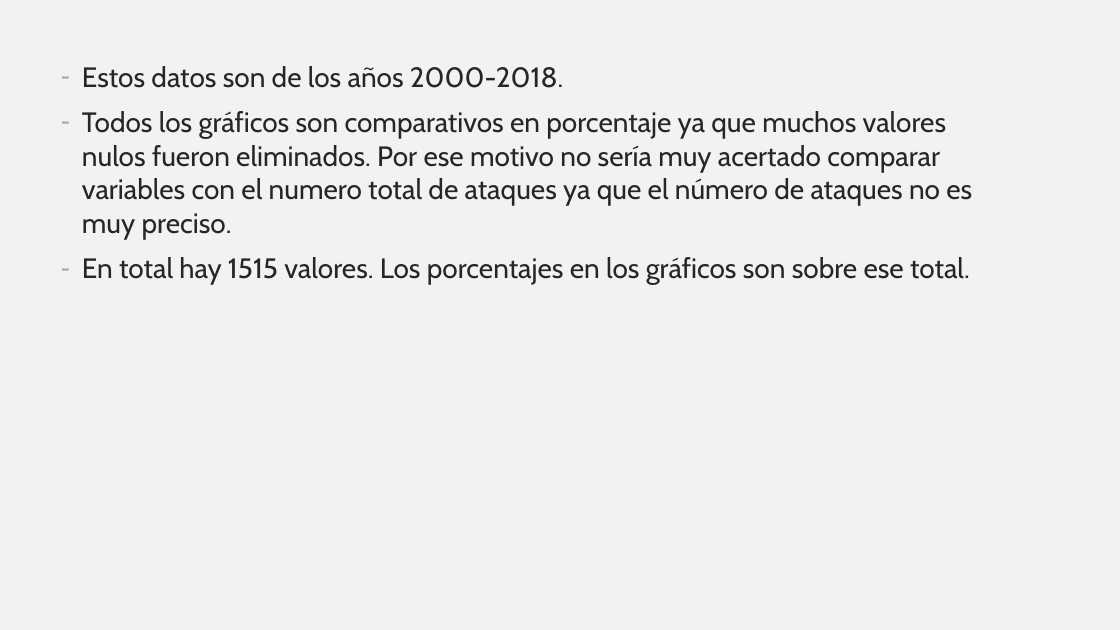
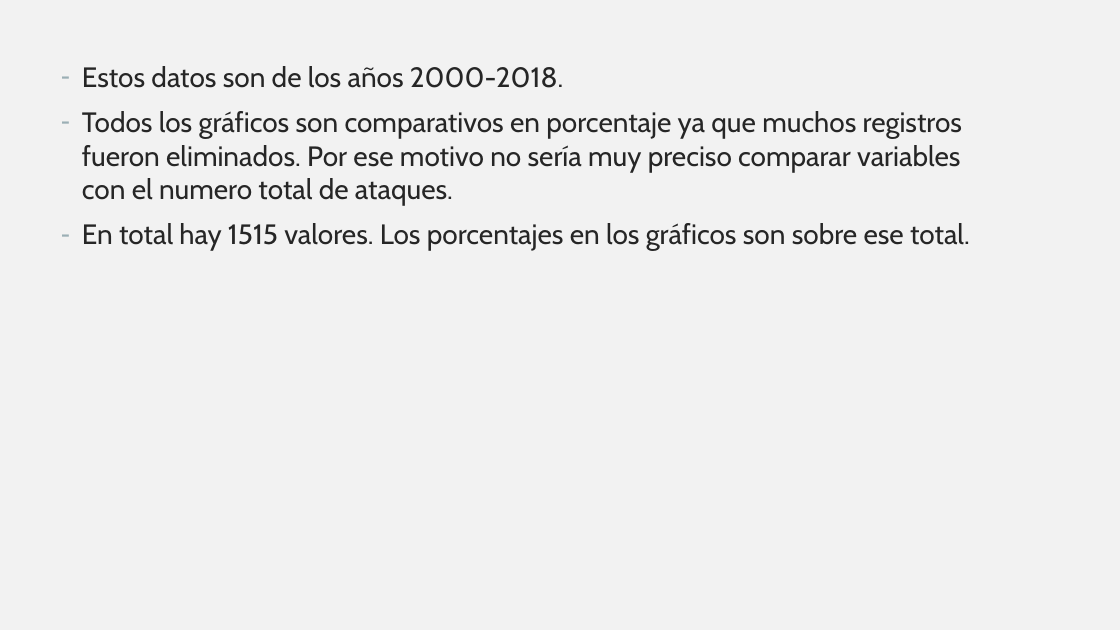
Before and after one commit to aherreraitie/Proyecto-Semana-2-Pandas-Data-Cleaning-, a slide deck: slide 2 of Sharks.pptx. Drawn at 1120x630 pixels with LibreOffice and Linux fonts; fonts in the diff are those of the drawing. Boxes give left, top, right and bottom in pixels: in the first picture for what was removed or moved away, otherwise in the second. Text is boxed around its words. In the diff, an @@ line names an element or a change of style, - is before the commit and + after.

Commit message:
sharks pptx

```diff
--- a/Sharks.pptx
+++ b/Sharks.pptx
@@ text at <box>82,111,962,206</box>: text changed @@
-– Todos los gráficos son comparativos en porcentaje ya que muchos valores nulos fueron eliminados. Por ese motivo no sería muy acertado comparar variables con el numero total de ataques ya que el número de ataques no es muy preciso.
+– Todos los gráficos son comparativos en porcentaje ya que muchos registros fueron eliminados. Por ese motivo no sería muy preciso comparar variables con el numero total de ataques.
```
